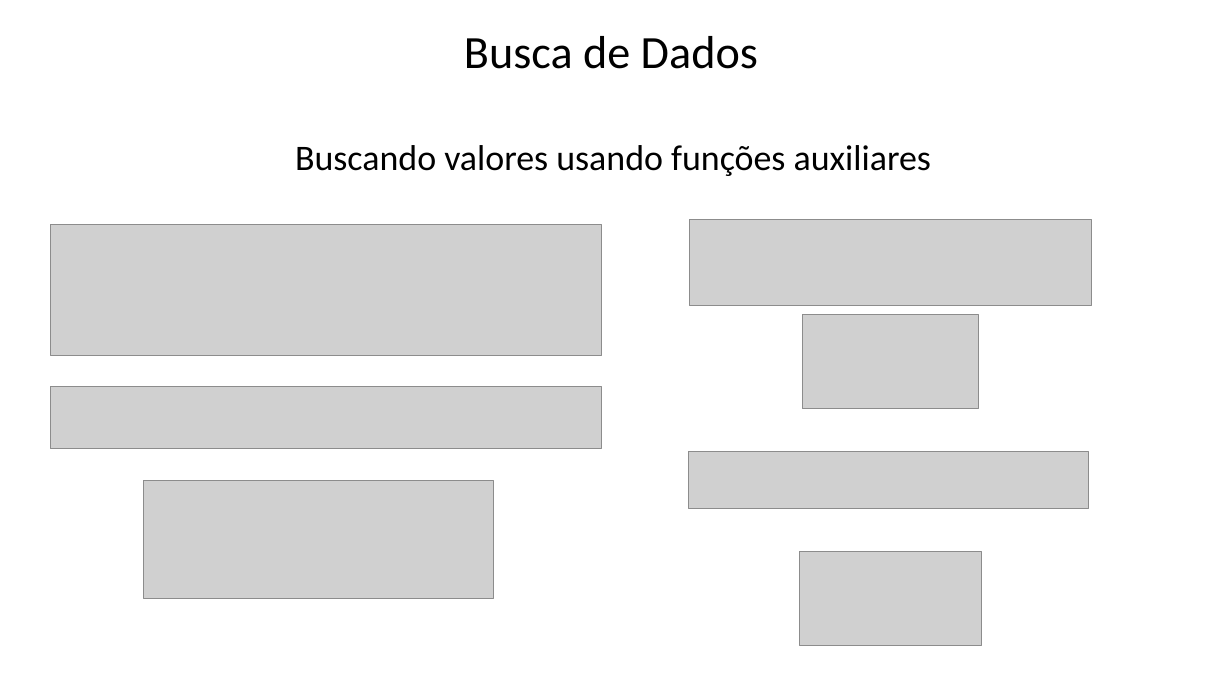
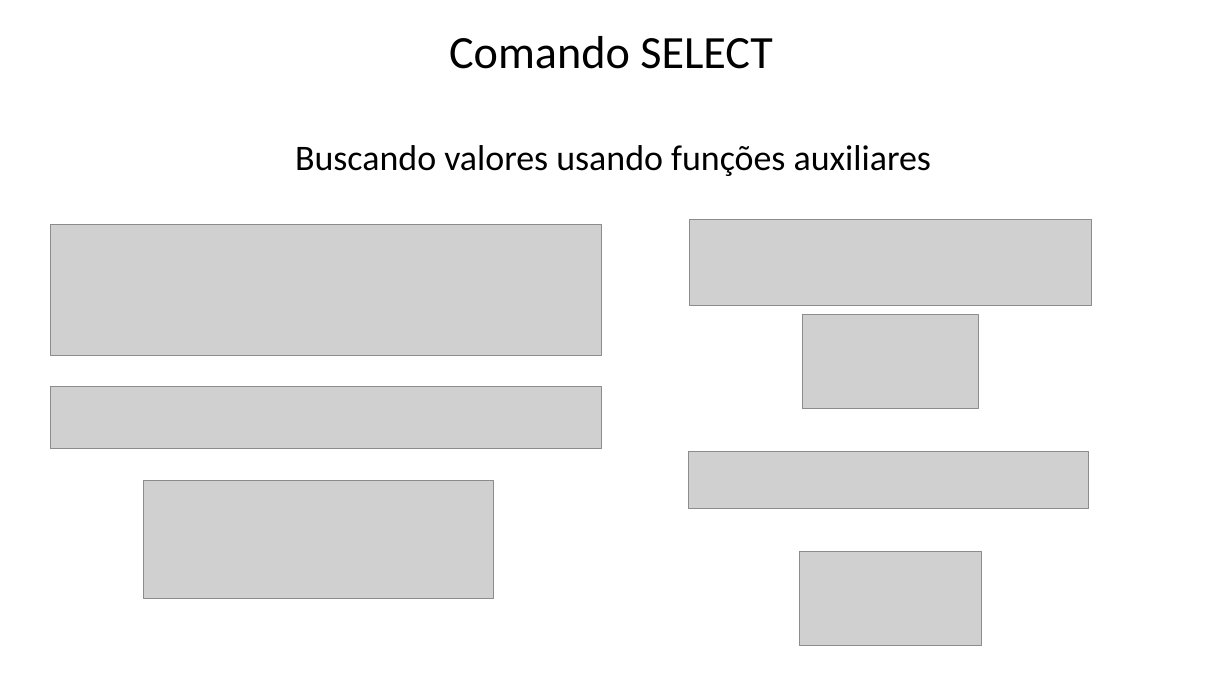
Before and after one commit to Felipe-Tagawa/C07-Monitoria, a slide deck: slide 20 of Aula 03/ComandosBásicos.pptx (slide 14 before the commit). Drawn at 1232x693 pixels with LibreOffice and Linux fonts; fonts in the diff are those of the drawing; grey boxes stand for pictures; background and template pictures are left out. Boxes give left, top, right and bottom in pixels: in the first picture for what was removed or moved away, otherwise in the second. Text is boxed around its words. In the diff, an @@ line names an element or a change of style, - is before the commit and + after.

```diff
--- a/Aula 03/ComandosBásicos.pptx
+++ b/Aula 03/ComandosBásicos.pptx
@@ text at (449,36,773,69): text changed @@
-Busca de Dados
+Comando SELECT
```
Also in this commit, not shown: 4 other slides changed, 12 slides added, 6 slides removed, 1 other file.
